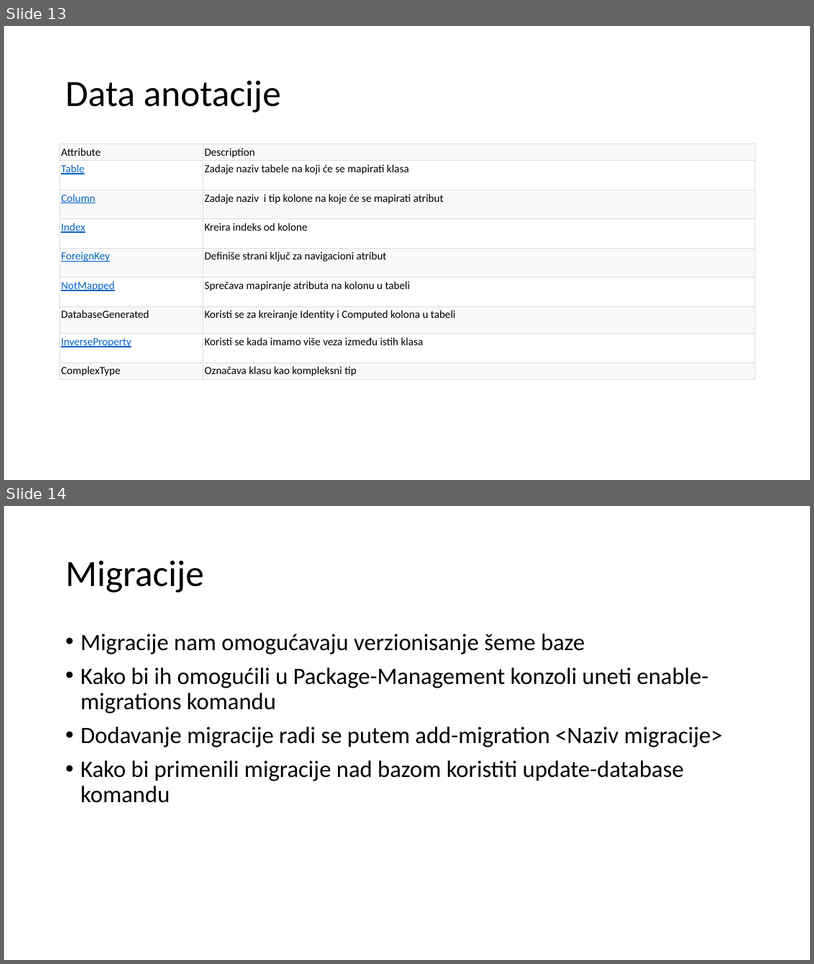
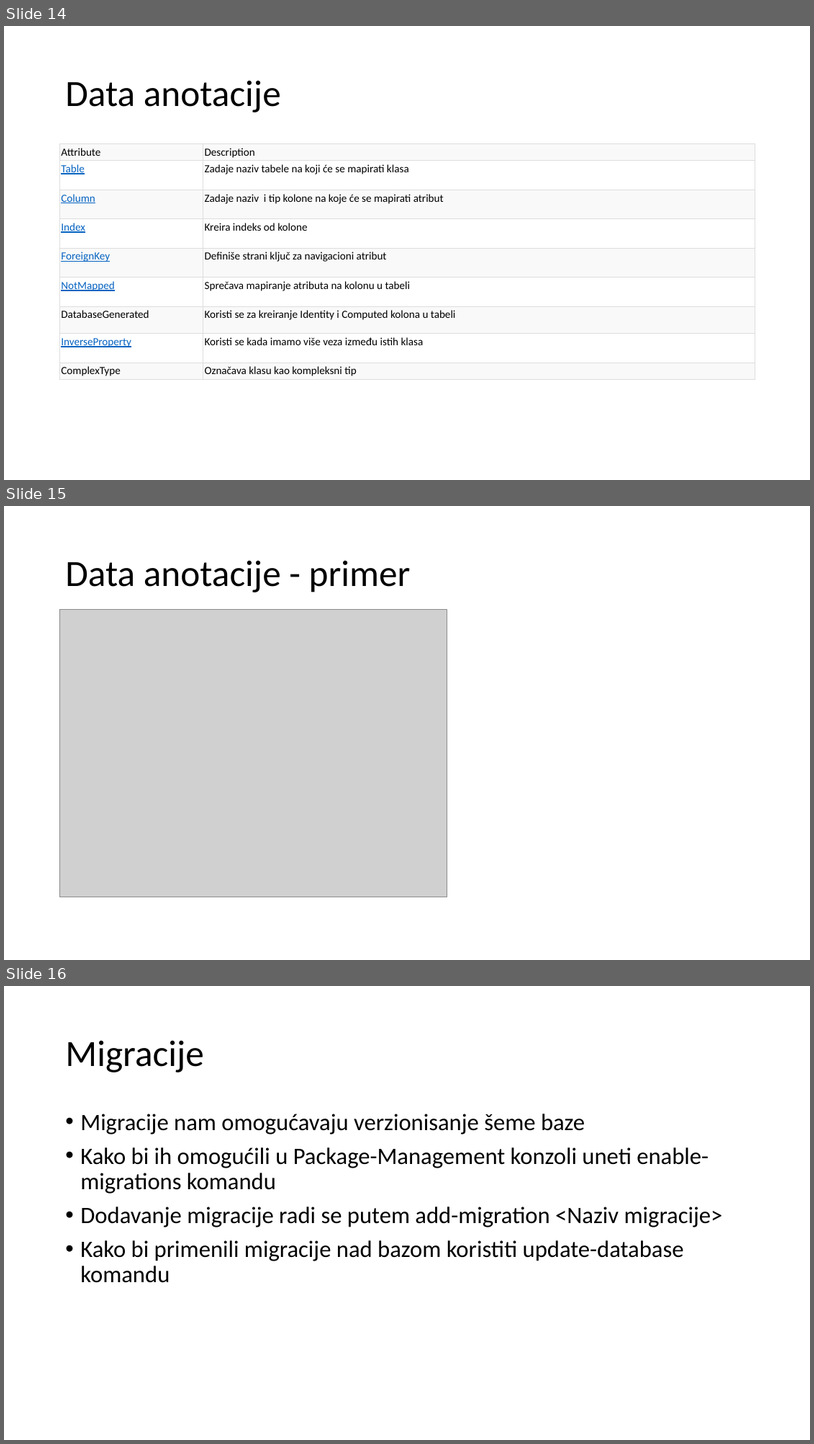
Before and after one commit to pusgs/materijali, a slide deck: Entity Framework.pptx. Shown one above the other, each under a label of ours: slides 13 and 14 before the commit, slides 14, 15 and 16 after it. The pictures are 814x964 and 814x1444 pixels, drawn with LibreOffice and Linux fonts; fonts in the diff are those of the drawing; grey boxes stand for pictures. Boxes give left, top, right and bottom in pixels: in the first picture for what was removed or moved away, otherwise in the second. Text is boxed around its words. In the diff, an @@ line names an element or a change of style, - is before the commit and + after.

```diff
--- a/Entity Framework.pptx
+++ b/Entity Framework.pptx
@@ slide 15 added at (4,506,810,960), background #FFFFFF @@
@@ title added at (65,560,411,592), 44 pt, text #000000 @@
+Data anotacije - primer
@@ picture added at (59,609,448,897) @@
@@ what was slide 13 is now slide 14 @@
@@ what was slide 14 is now slide 16 @@
```
Also in this commit, not shown: 1 other slide added.
